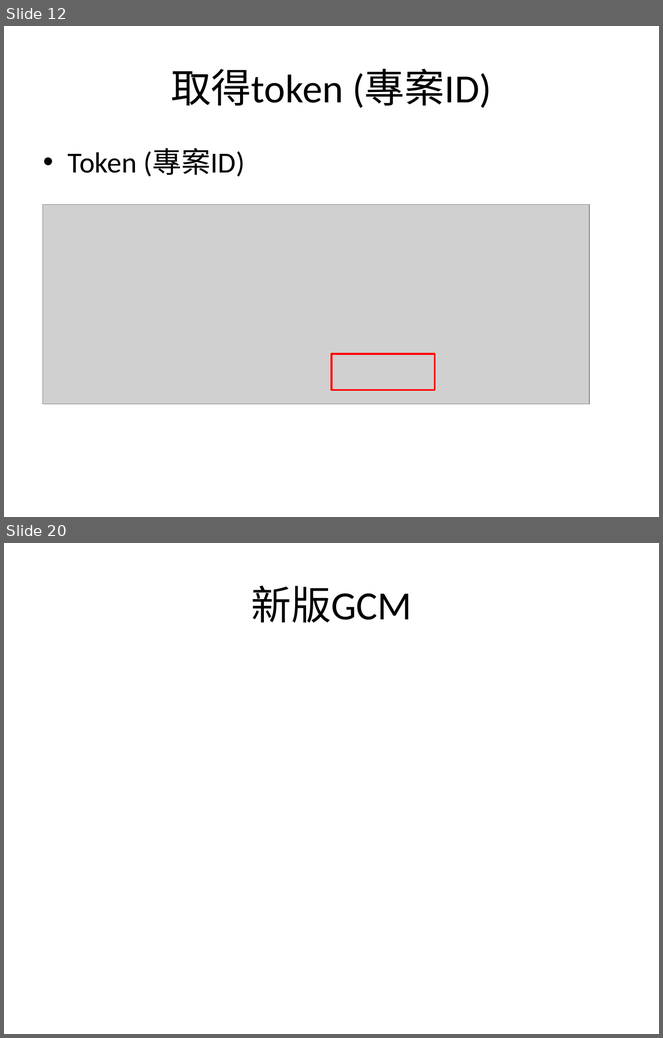
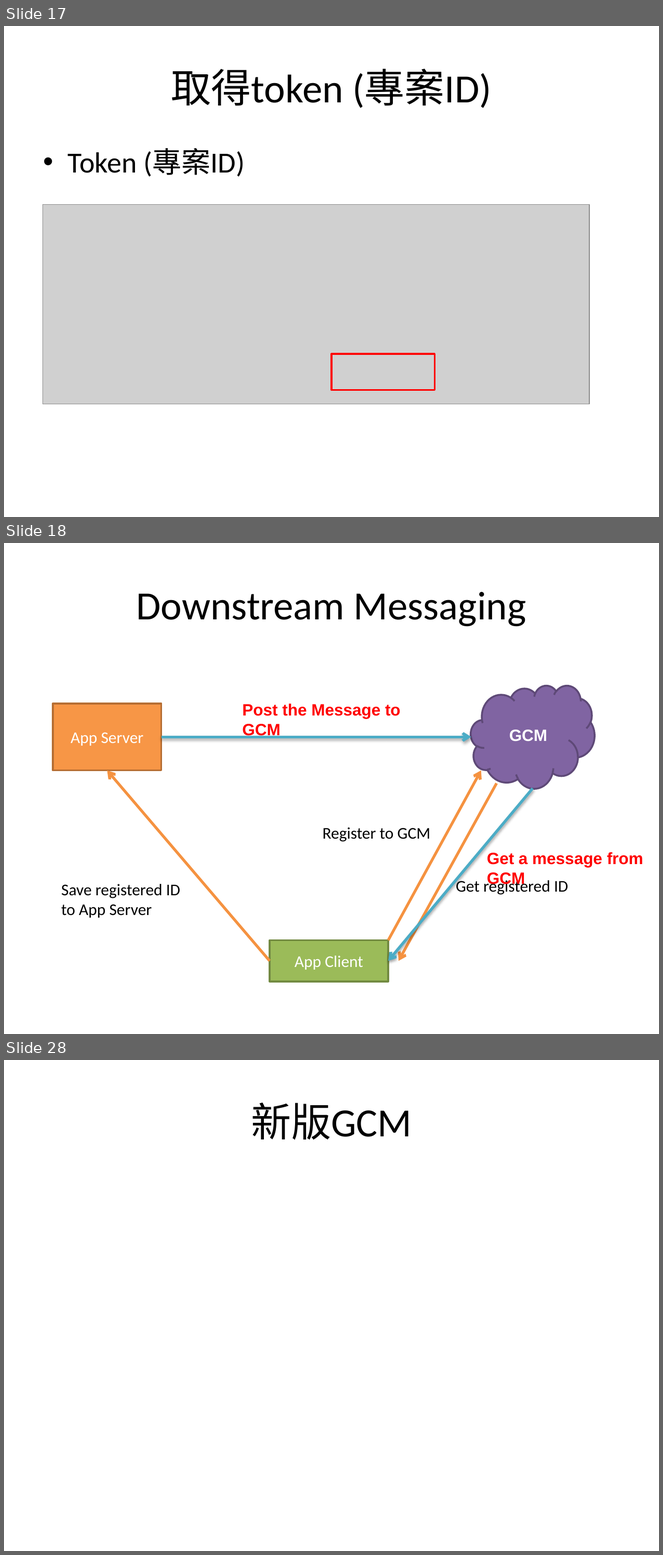
Before and after one commit to sonnyshih/AndroidDemoSample, a slide deck: CustomerUIDemo/GCM instruction.pptx. Shown one above the other, each under a label of ours: slides 12 and 20 before the commit, slides 17, 18 and 28 after it; the slides between them are not shown. The pictures are 663x1038 and 663x1555 pixels, drawn with LibreOffice and Linux fonts; fonts in the diff are those of the drawing; grey boxes stand for pictures. Boxes give left, top, right and bottom in pixels: in the first picture for what was removed or moved away, otherwise in the second. Text is boxed around its words. In the diff, an @@ line names an element or a change of style, - is before the commit and + after.

Commit message:
1. Modify GCM instruction.pptx 2. Modify the Downstream Messaging Demo

```diff
--- a/CustomerUIDemo/GCM instruction.pptx
+++ b/CustomerUIDemo/GCM instruction.pptx
@@ slide 18 added at [4, 543, 659, 1034], background #FFFFFF @@
@@ title added at [137, 592, 527, 627], 44 pt, text #000000 @@
+Downstream Messaging
@@ cloud added at [471, 686, 595, 788], fill #8064A2, outline #5F4A78 2 pt, 18 pt, text #FFFFFF, bold @@
+GCM
@@ rectangle added at [53, 704, 161, 770], fill #F79646, outline #B76F34 2 pt, 18 pt, text #FFFFFF @@
+App Server
@@ text added at [242, 704, 401, 739], 18 pt, text #FF0000, bold @@
+Post the Message to GCM
@@ arrow added from (161, 737) to (471, 737), #4BACC6 3 pt @@
@@ arrow added from (270, 961) to (107, 770), #F69240 3 pt @@
@@ arrow added from (389, 941) to (481, 770), #F69240 3 pt @@
@@ arrow added from (533, 788) to (389, 961), #4BACC6 3 pt @@
@@ arrow added from (497, 783) to (399, 961), #F69240 3 pt @@
@@ text added at [323, 827, 431, 842], 18 pt, text #000000 @@
+Register to GCM
@@ text added at [487, 852, 644, 887], 18 pt, text #FF0000, bold @@
+Get a message from GCM
@@ text added at [61, 884, 180, 918], 18 pt, text #000000 @@
+Save registered ID
+to App Server
@@ text added at [456, 878, 568, 895], 18 pt, text #000000 @@
+Get registered ID
@@ rectangle added at [270, 941, 389, 982], fill #9BBB59, outline #738A42 2 pt, 18 pt, text #FFFFFF @@
+App Client
@@ what was slide 12 is now slide 17 @@
@@ what was slide 20 is now slide 28 @@
```
Also in this commit, not shown: 7 slides changed, 7 other slides added, 7 other files.
